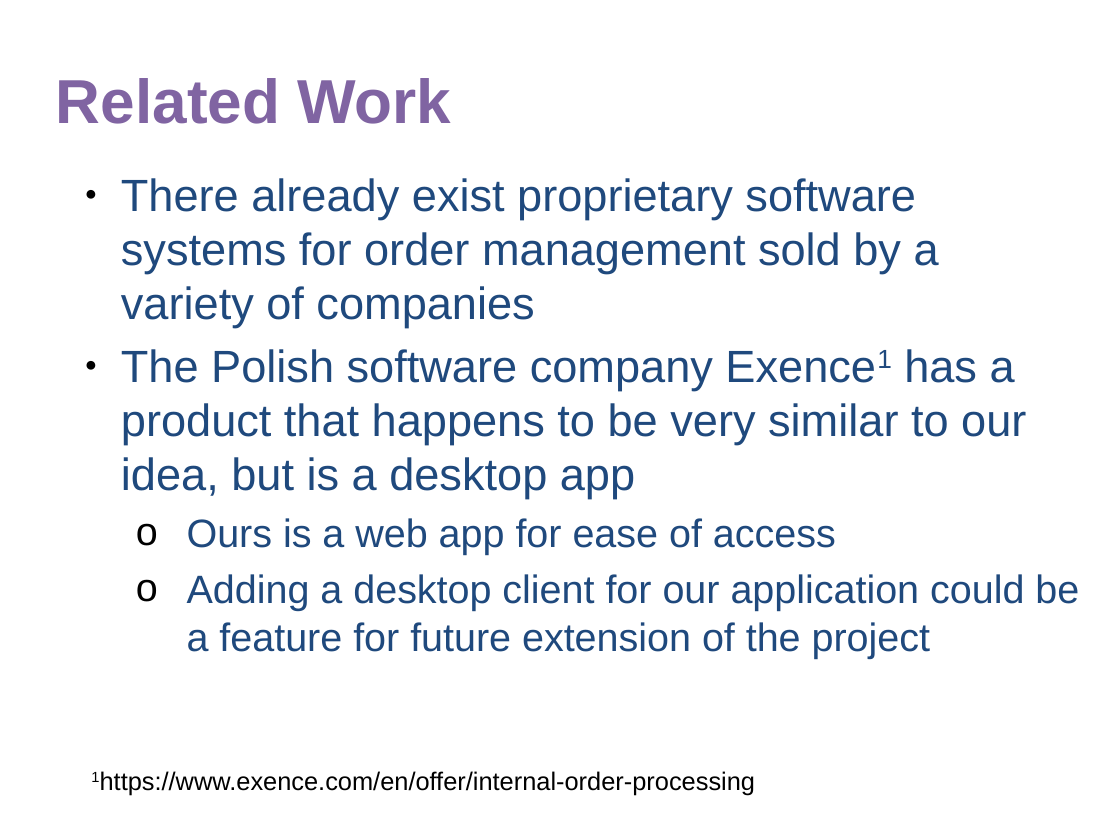
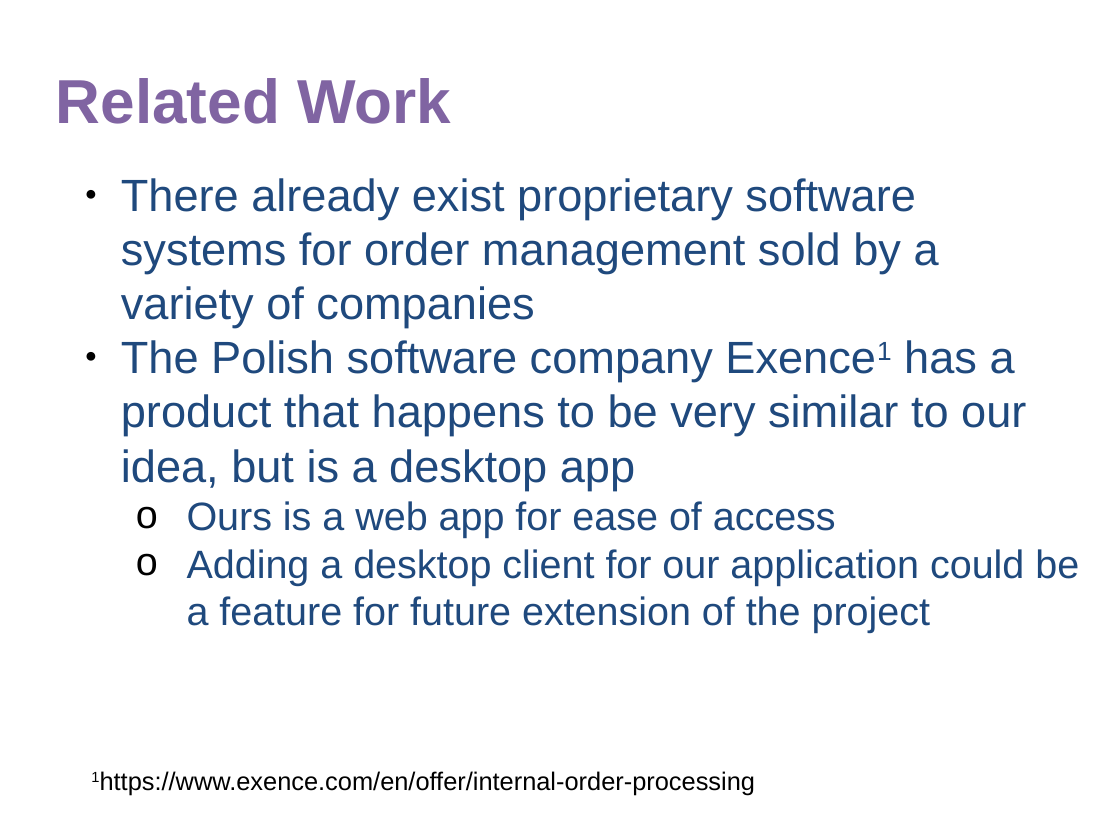
Before and after one commit to mkhalid578/orderProcessing, a slide deck: slide 4 of Project_Proposal.pptx. Drawn at 1120x840 pixels with LibreOffice and Linux fonts; fonts in the diff are those of the drawing. Boxes give left, top, right and bottom in pixels: in the first picture for what was removed or moved away, otherwise in the second. Text is boxed around its words. In the diff, an @@ line names an element or a change of style, - is before the commit and + after.

```diff
--- a/Project_Proposal.pptx
+++ b/Project_Proposal.pptx
@@ text "There already exist proprietary software ..." at [121,178,1079,633]: less space between paragraphs @@
```
Also in this commit, not shown: 4 other slides changed.
